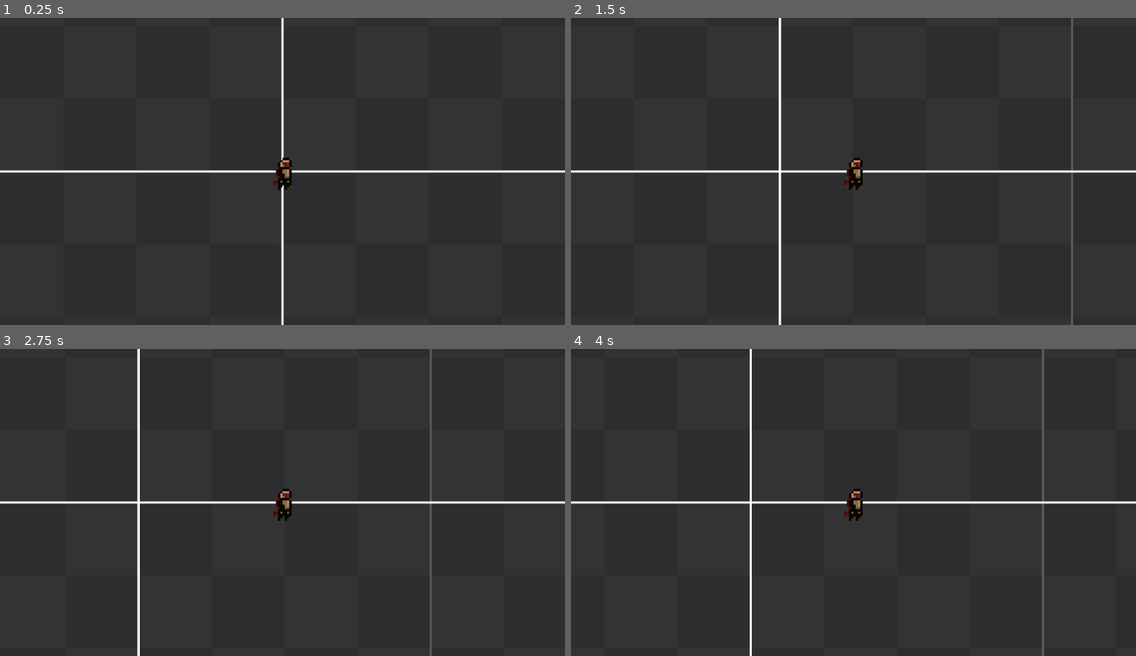
Above: before the commit, frames 1-4 (two rows, left to right).
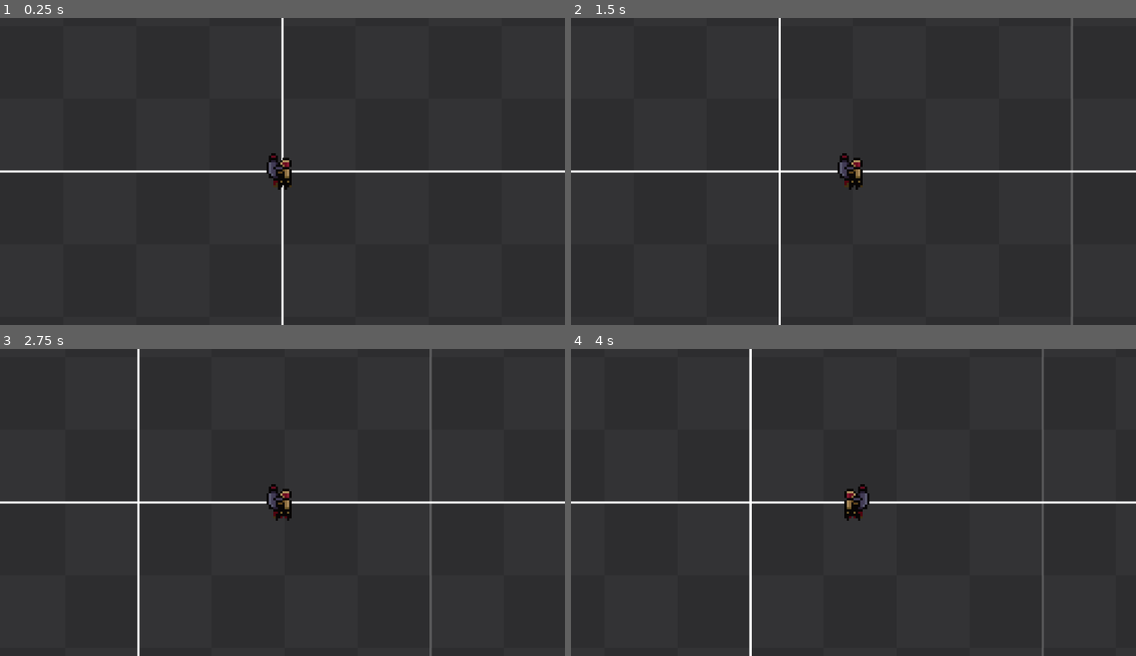
Above: after the commit, the same moments.

Repository: VeeronTen/sapper
Game: Godot game, scene res://stage/demo/demo_stage.tscn
The game is run twice, just before and just after one commit, with the same random seed, the same clock (stepped at 60 frames per second) and the same inputs.
Inputs (mouse positions are in pixels of both pictures, inside the frame that each line leads up to):
- Up to frame 1 (0.25 s): no input
- Up to frame 2 (1.5 s): tap Enter at 0.5 s; move the mouse to (977, 156) at 0.52 s; hold Right (ui_right) 0.53-1.25 s; hold Shift 0.53-1.25 s; click (977, 156) at 0.67 s; tap Space at 1.25 s; drag from (740, 186) to (825, 232) at 1.27 s
- Up to frame 3 (2.75 s): tap Enter at 2 s; move the mouse to (339, 434) at 2.02 s; hold Right (ui_right) from 2.03 s (still down); tap Ctrl at 2.1 s
- Up to frame 4 (4 s): release Right (ui_right) at 2.75 s; drag from (825, 563) to (684, 456) at 2.77 s; tap Space at 3.5 s; move the mouse to (1023, 548) at 3.52 s; hold Left (ui_left) from 3.53 s (still down); tap Alt at 3.6 s

The runs differ from the first frame. In frame 1, 0.1% of the frame differs, in the area x 47-51%, y 44-53%; in frame 2, 0.3%; in frame 3, 0.3%; in frame 4, 0.4%, in the area x 31-53%, y 0-100%.

Commit message:
add animations use and run

Diff:
--- a/entity/sapper/sapper.gd
+++ b/entity/sapper/sapper.gd
@@ -1,11 +1,38 @@
 class_name Sapper
 extends CharacterBody2D
 
+#fixme первый кадр в анимации ходьбы - стояние
+
 @export var walk_speed: float = 2700.0
+@export var time_to_walk_speed_modifier: Curve
 
-var direction: Vector2 = Vector2.ZERO
-var is_moving: bool = false
+@onready var _sprite_2d: Sprite2D = %Sprite2D
+@onready var _animation_player: AnimationPlayer = %AnimationPlayer
+
+var direction: Vector2 = Vector2.ZERO:
+	set(value):
+		if (value != Vector2.ZERO): _sprite_2d.flip_h = value.x < 0.0
+		direction = value
+
+var is_moving: bool = false:
+	set(value):
+		#hack анимации играть в аним ноде
+		if value:
+			_animation_player.play("walk_bomb")
+		else:
+			_animation_player.play("idle_bomb")
+		if not value: _walking_time = 0.0
+		is_moving = value
+
+var _walking_time: float = 0.0
+
+func _ready() -> void:
+	direction = direction
+	is_moving = is_moving
 
 func _physics_process(delta: float) -> void:
-	velocity = direction * walk_speed * delta
+	if is_moving: _walking_time += delta
+	#hack анимации играть в аним ноде
+	_animation_player.speed_scale = time_to_walk_speed_modifier.sample(_walking_time)
+	velocity = direction * walk_speed * time_to_walk_speed_modifier.sample(_walking_time) * delta
 	move_and_slide()
--- a/entity/sapper/sapper.tscn
+++ b/entity/sapper/sapper.tscn
@@ -1,24 +1,12 @@
-[gd_scene load_steps=9 format=3 uid="uid://c37uogod3vrww"]
+[gd_scene load_steps=10 format=3 uid="uid://c37uogod3vrww"]
 
 [ext_resource type="Texture2D" uid="uid://bpf2uc4lh43f7" path="res://entity/sapper/image/sapper-spritesheet.png" id="1_in5lr"]
 [ext_resource type="Script" uid="uid://bftdrom7daad0" path="res://entity/sapper/sapper.gd" id="1_mab4w"]
 
-[sub_resource type="Animation" id="Animation_in5lr"]
-resource_name = "idle_no_bomb"
-length = 6.0
-loop_mode = 1
-tracks/0/type = "value"
-tracks/0/imported = false
-tracks/0/enabled = true
-tracks/0/path = NodePath("Sprite2D:frame_coords")
-tracks/0/interp = 1
-tracks/0/loop_wrap = true
-tracks/0/keys = {
-"times": PackedFloat32Array(0, 1.6, 1.66667, 3.79118, 3.83333),
-"transitions": PackedFloat32Array(1, 1, 1, 1, 1),
-"update": 1,
-"values": [Vector2i(0, 1), Vector2i(1, 1), Vector2i(2, 1), Vector2i(1, 1), Vector2i(0, 1)]
-}
+[sub_resource type="Curve" id="Curve_mab4w"]
+_limits = [1.0, 2.0, 0.0, 4.0]
+_data = [Vector2(0.00274474, 1), 0.0, 0.0, 0, 0, Vector2(1.7415, 1.00927), 0.0, 0.0, 0, 0, Vector2(3.66742, 2), 0.0608421, 0.0, 0, 0]
+point_count = 3
 
 [sub_resource type="Animation" id="Animation_mab4w"]
 length = 0.001
@@ -52,6 +40,39 @@
 "values": [Vector2i(0, 3), Vector2i(1, 3), Vector2i(2, 3), Vector2i(1, 3), Vector2i(0, 3)]
 }
 
+[sub_resource type="Animation" id="Animation_in5lr"]
+resource_name = "idle_no_bomb"
+length = 6.0
+loop_mode = 1
+tracks/0/type = "value"
+tracks/0/imported = false
+tracks/0/enabled = true
+tracks/0/path = NodePath("Sprite2D:frame_coords")
+tracks/0/interp = 1
+tracks/0/loop_wrap = true
+tracks/0/keys = {
+"times": PackedFloat32Array(0, 1.6, 1.66667, 3.79118, 3.83333),
+"transitions": PackedFloat32Array(1, 1, 1, 1, 1),
+"update": 1,
+"values": [Vector2i(0, 1), Vector2i(1, 1), Vector2i(2, 1), Vector2i(1, 1), Vector2i(0, 1)]
+}
+
+[sub_resource type="Animation" id="Animation_xmvwd"]
+resource_name = "walk_bomb"
+loop_mode = 1
+tracks/0/type = "value"
+tracks/0/imported = false
+tracks/0/enabled = true
+tracks/0/path = NodePath("Sprite2D:frame_coords")
+tracks/0/interp = 1
+tracks/0/loop_wrap = true
+tracks/0/keys = {
+"times": PackedFloat32Array(0, 0.133333, 0.3, 0.433333, 0.7, 0.866667),
+"transitions": PackedFloat32Array(1, 1, 1, 1, 1, 1),
+"update": 1,
+"values": [Vector2i(0, 2), Vector2i(1, 2), Vector2i(2, 2), Vector2i(3, 2), Vector2i(4, 2), Vector2i(5, 2)]
+}
+
 [sub_resource type="Animation" id="Animation_mxqki"]
 resource_name = "walk_no_bomb"
 loop_mode = 1
@@ -68,40 +89,28 @@
 "values": [Vector2i(0, 0), Vector2i(1, 0), Vector2i(2, 0), Vector2i(3, 0), Vector2i(4, 0), Vector2i(5, 0)]
 }
 
-[sub_resource type="Animation" id="Animation_xmvwd"]
-resource_name = "walk_with_bomb"
-loop_mode = 1
-tracks/0/type = "value"
-tracks/0/imported = false
-tracks/0/enabled = true
-tracks/0/path = NodePath("Sprite2D:frame_coords")
-tracks/0/interp = 1
-tracks/0/loop_wrap = true
-tracks/0/keys = {
-"times": PackedFloat32Array(0, 0.133333, 0.3, 0.433333, 0.7, 0.866667),
-"transitions": PackedFloat32Array(1, 1, 1, 1, 1, 1),
-"update": 1,
-"values": [Vector2i(0, 2), Vector2i(1, 2), Vector2i(2, 2), Vector2i(3, 2), Vector2i(4, 2), Vector2i(5, 2)]
-}
-
 [sub_resource type="AnimationLibrary" id="AnimationLibrary_3olne"]
 _data = {
 &"RESET": SubResource("Animation_mab4w"),
 &"idle_bomb": SubResource("Animation_3olne"),
 &"idle_no_bomb": SubResource("Animation_in5lr"),
-&"walk_no_bomb": SubResource("Animation_mxqki"),
-&"walk_with_bomb": SubResource("Animation_xmvwd")
+&"walk_bomb": SubResource("Animation_xmvwd"),
+&"walk_no_bomb": SubResource("Animation_mxqki")
 }
 
 [node name="Sapper" type="CharacterBody2D"]
+up_direction = Vector2(0, 1)
 script = ExtResource("1_mab4w")
+time_to_walk_speed_modifier = SubResource("Curve_mab4w")
 
 [node name="Sprite2D" type="Sprite2D" parent="."]
+unique_name_in_owner = true
 texture = ExtResource("1_in5lr")
 hframes = 6
 vframes = 4
 
 [node name="AnimationPlayer" type="AnimationPlayer" parent="."]
+unique_name_in_owner = true
 libraries = {
 &"": SubResource("AnimationLibrary_3olne")
 }
--- a/stage/demo/demo_stage.gd
+++ b/stage/demo/demo_stage.gd
@@ -20,10 +20,10 @@
 #todo сигналы можно привязывать к своим методам, но можно ли несколько сигналов привязать к одному методу? Что лучше, делать явные функции обработки сигналов или все привязывать через движок и смотреть тулзой че куда
 #todo Сакутин говорил, что можно конфиг ноды в сцене унести в отдельный файл, чтоб сцену было легче множить. Как? И ещё и какие Бест практис для совместной разработке игр. Особенно в годоте
 
-@onready var sapper: Sapper = %Sapper
+@onready var _sapper: Sapper = %Sapper
 
 func _on_demo_controls_is_moving_changed(is_moving: bool) -> void:
-	sapper.is_moving = is_moving
+	_sapper.is_moving = is_moving
 
 func _on_demo_controls_move_direction_changed(direction: Vector2) -> void:
-	sapper.direction = direction
+	_sapper.direction = direction
